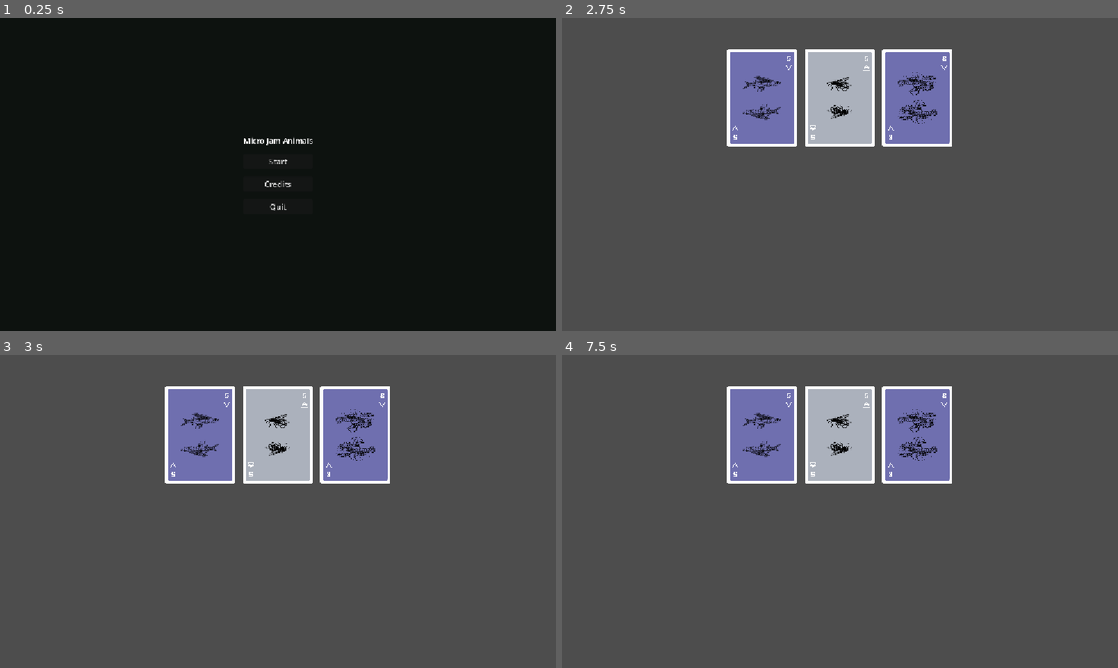
Above: before the commit, frames 1-4 (two rows, left to right).
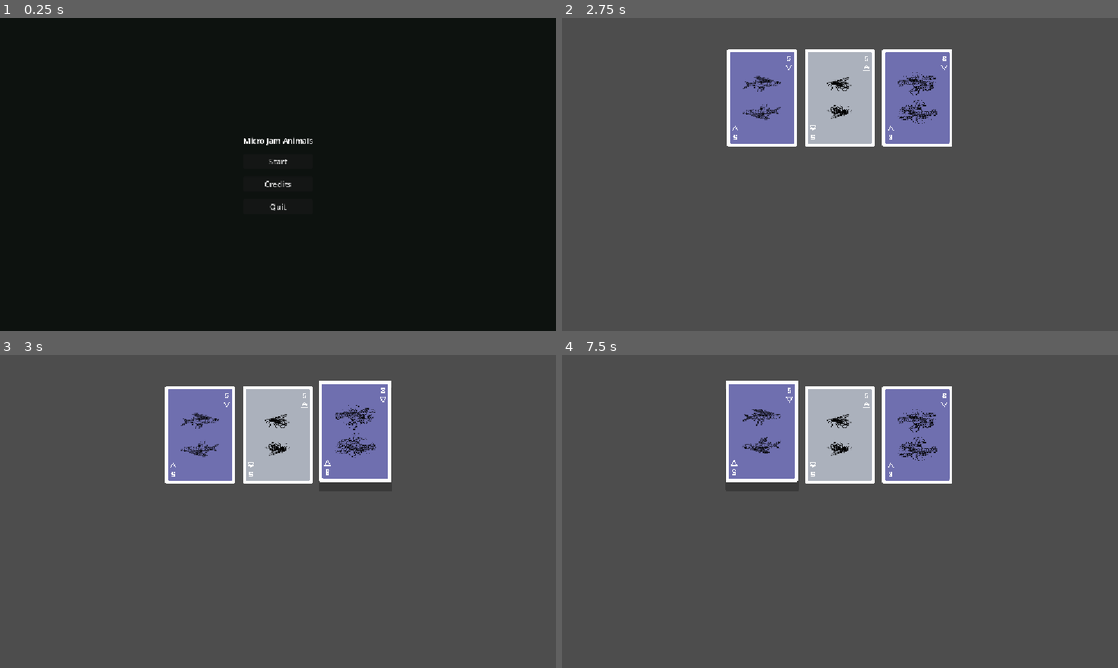
Above: after the commit, the same moments.

Repository: Chipi-Chapa-Corp/micro-jam-animals
Game: Godot game, scene res://scenes/main-menu/scene.tscn
Same seed, same stepped clock (60 frames per second), same inputs: the game is played once before the commit and once after it.
Inputs (mouse positions are in pixels of both pictures, inside the frame that each line leads up to):
- Up to frame 1 (0.25 s): no input
- Up to frame 2 (2.75 s): click "Start" at 0.5 s; tap Enter at 1.25 s; move the mouse to (962, 158) at 1.27 s; tap Space at 2 s; move the mouse to (728, 190) at 2.02 s
- Up to frame 3 (3 s): tap Enter at 2.75 s; move the mouse to (333, 442) at 2.77 s
- Up to frame 4 (7.5 s): tap Space at 3.5, 5.75 s; move the mouse to (812, 574) at 3.52 s; tap Enter at 4.25 s; move the mouse to (1006, 558) at 4.27 s; tap Escape (menu) at 4.9 s; click "Resume" at 5 s; move the mouse to (673, 464) at 5.77 s; move the mouse to (867, 511) at 6.52 s; move the mouse to (756, 433) at 7.27 s

Frames 1-2 are identical in both runs. In frame 3, 1.2% of the frame differs, in the area x 57-71%, y 8-42%; in frame 4, 1.1%.

Commit message:
feat: card effect

Diff:
--- a/scenes/card/scene.tscn
+++ b/scenes/card/scene.tscn
@@ -11,6 +11,19 @@
 offset_bottom = 203.0
 script = ExtResource("1_card")
 
+[node name="Shadow" type="TextureRect" parent="."]
+modulate = Color(0, 0, 0, 0)
+layout_mode = 1
+anchors_preset = 15
+anchor_right = 1.0
+anchor_bottom = 1.0
+grow_horizontal = 2
+grow_vertical = 2
+mouse_filter = 2
+texture = ExtResource("2_card_art")
+expand_mode = 1
+stretch_mode = 5
+
 [node name="Art" type="TextureRect" parent="."]
 layout_mode = 1
 anchors_preset = 15
@@ -18,6 +31,7 @@
 anchor_bottom = 1.0
 grow_horizontal = 2
 grow_vertical = 2
+mouse_filter = 2
 texture = ExtResource("2_card_art")
 expand_mode = 1
 stretch_mode = 5
--- a/scenes/card/script.gd
+++ b/scenes/card/script.gd
@@ -5,15 +5,41 @@
 @export var suit: String = "air"
 @export var value: int = 4
 
+const HOVER_ELEVATION: Vector2 = Vector2(0.0, -7.0)
+const HOVER_SCALE: Vector2 = Vector2(1.035, 1.035)
+const HOVER_SHADOW_OFFSET: Vector2 = Vector2(0.0, 10.0)
+const HOVER_SHADOW_SCALE: Vector2 = Vector2(1.055, 1.055)
+const BASE_SHADOW_MODULATE: Color = Color(0.0, 0.0, 0.0, 0.0)
+const HOVER_SHADOW_MODULATE: Color = Color(0.0, 0.0, 0.0, 0.24)
+const PICKUP_TILT_DEGREES: float = -3.0
+const PICKUP_DURATION: float = 0.08
+const ALIGN_DURATION: float = 0.11
+const LOWER_DURATION: float = 0.12
+
 var id: String:
 	get:
 		return get_card_id()
 
+@onready var shadow: TextureRect = $Shadow
 @onready var art: TextureRect = $Art
+
+var _base_shadow_position: Vector2 = Vector2.ZERO
+var _base_art_position: Vector2 = Vector2.ZERO
+var _hover_tween: Tween
 
 
 func _ready() -> void:
+	_base_shadow_position = shadow.position
+	_base_art_position = art.position
+	_sync_pivots()
+	mouse_entered.connect(_on_mouse_entered)
+	mouse_exited.connect(_on_mouse_exited)
 	_refresh_art()
+
+
+func _notification(what: int) -> void:
+	if what == NOTIFICATION_RESIZED:
+		_sync_pivots()
 
 
 func configure(next_kind: String, next_suit: String, next_value: int) -> void:
@@ -31,9 +57,57 @@
 	if not is_node_ready():
 		return
 
-	art.texture = load(_get_asset_path()) as Texture2D
+	var texture := load(_get_asset_path()) as Texture2D
+	art.texture = texture
+	shadow.texture = texture
 
 
 func _get_asset_path() -> String:
 	# return "res://assets/%s.png" % get_card_id()
 	return "res://assets/prey_%s_%s.png" % [suit, value]
+
+
+func _on_mouse_entered() -> void:
+	_tween_pickup()
+
+
+func _on_mouse_exited() -> void:
+	_tween_lower()
+
+
+func _tween_pickup() -> void:
+	if _hover_tween:
+		_hover_tween.kill()
+
+	_hover_tween = create_tween()
+	_hover_tween.set_trans(Tween.TRANS_SINE)
+	_hover_tween.set_ease(Tween.EASE_OUT)
+	_hover_tween.tween_property(art, "position", _base_art_position + HOVER_ELEVATION, PICKUP_DURATION)
+	_hover_tween.parallel().tween_property(art, "scale", HOVER_SCALE, PICKUP_DURATION)
+	_hover_tween.parallel().tween_property(art, "rotation_degrees", PICKUP_TILT_DEGREES, PICKUP_DURATION)
+	_hover_tween.parallel().tween_property(
+		shadow, "position", _base_shadow_position + HOVER_SHADOW_OFFSET, PICKUP_DURATION
+	)
+	_hover_tween.parallel().tween_property(shadow, "scale", HOVER_SHADOW_SCALE, PICKUP_DURATION)
+	_hover_tween.parallel().tween_property(shadow, "modulate", HOVER_SHADOW_MODULATE, PICKUP_DURATION)
+	_hover_tween.tween_property(art, "rotation_degrees", 0.0, ALIGN_DURATION)
+
+
+func _tween_lower() -> void:
+	if _hover_tween:
+		_hover_tween.kill()
+
+	_hover_tween = create_tween()
+	_hover_tween.set_trans(Tween.TRANS_SINE)
+	_hover_tween.set_ease(Tween.EASE_OUT)
+	_hover_tween.tween_property(art, "position", _base_art_position, LOWER_DURATION)
+	_hover_tween.parallel().tween_property(art, "scale", Vector2.ONE, LOWER_DURATION)
+	_hover_tween.parallel().tween_property(art, "rotation_degrees", 0.0, LOWER_DURATION)
+	_hover_tween.parallel().tween_property(shadow, "position", _base_shadow_position, LOWER_DURATION)
+	_hover_tween.parallel().tween_property(shadow, "scale", Vector2.ONE, LOWER_DURATION)
+	_hover_tween.parallel().tween_property(shadow, "modulate", BASE_SHADOW_MODULATE, LOWER_DURATION)
+
+
+func _sync_pivots() -> void:
+	art.pivot_offset = art.size * 0.5
+	shadow.pivot_offset = shadow.size * 0.5
